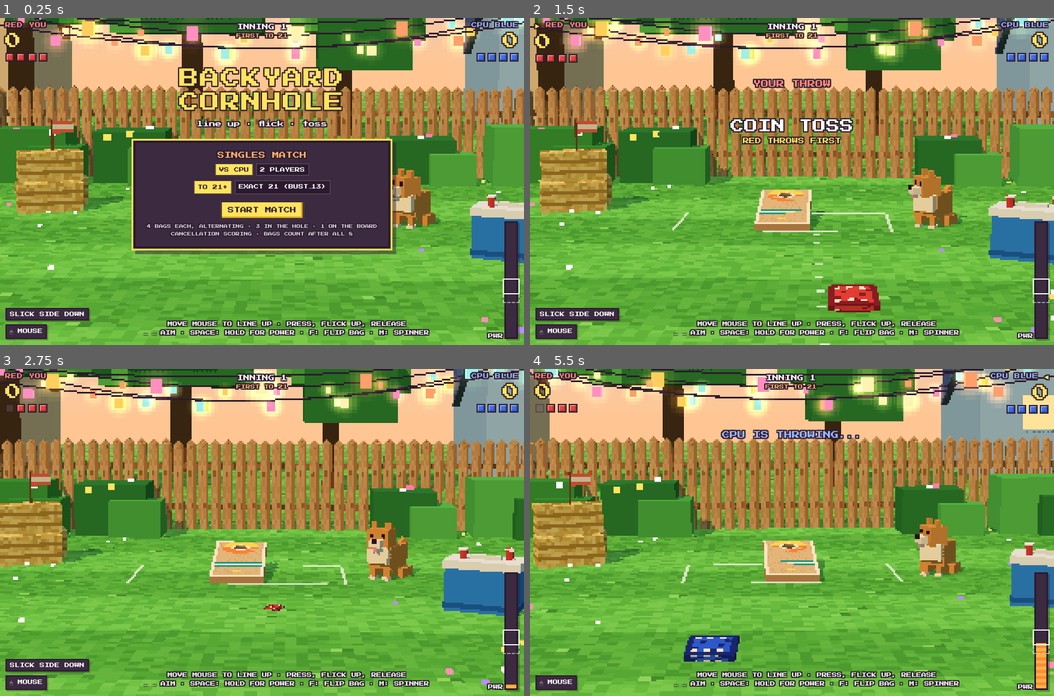
Above: before the commit, frames 1-4 (two rows, left to right).
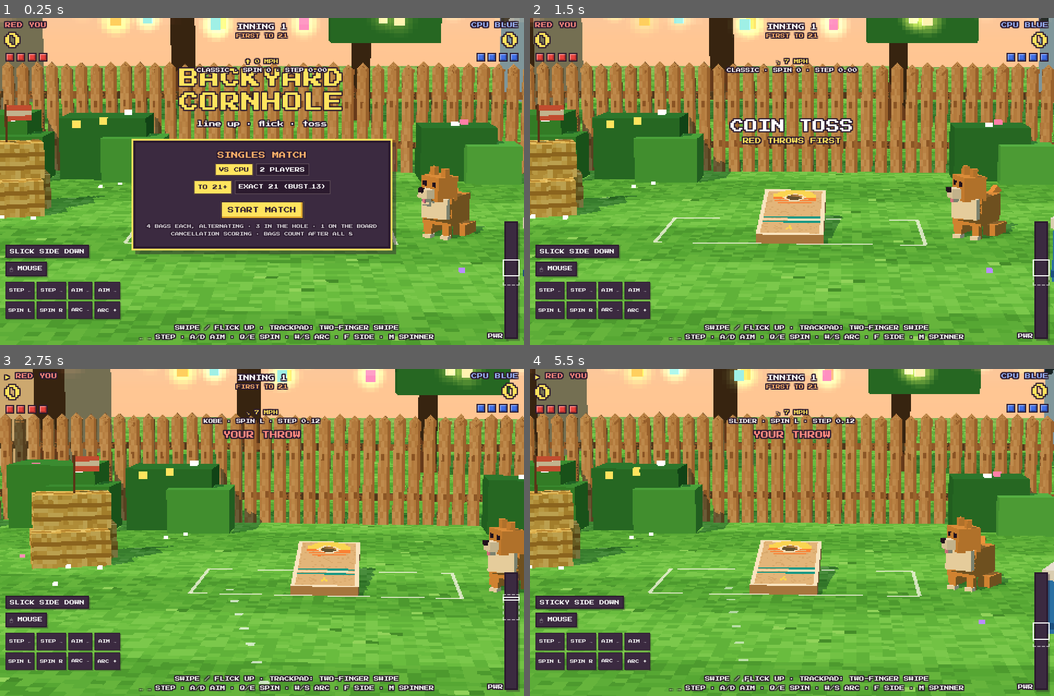
Above: after the commit, the same moments.

Repository: Ashe-Oro/backyard-games
Game: browser game, page index.html
The game is run twice, just before and just after one commit, with the same random seed, the same clock (stepped at 60 frames per second) and the same inputs.
Inputs (mouse positions are in pixels of both pictures, inside the frame that each line leads up to):
- Up to frame 1 (0.25 s): no input
- Up to frame 2 (1.5 s): click "START MATCH" (after the commit: "SPIN L") at 0.27 s; click "SLICK SIDE DOWN" (after the commit: "SPIN R") at 0.52 s; click (792, 210) at 0.77 s, where only the run after the commit has a clickable "START MATCH"; hold D from 1.03 s (still down); move the mouse to (792, 214) at 1.07 s; tap Space at 1.1 s
- Up to frame 3 (2.75 s): release D at 1.53 s; hold S 1.58-1.85 s; tap Space at 1.6, 2.1, 2.6 s; move the mouse to (157, 499) at 1.67 s; hold A 1.9-2.47 s; click (20, 660) at 2.02 s, where only the run after the commit has a clickable "SPIN L"; move the mouse to (366, 483) at 2.27 s; tap Right at 2.52 s; hold W from 2.52 s (still down)
- Up to frame 4 (5.5 s): release W at 2.82 s; move the mouse to (870, 597) at 2.87 s; hold D 2.87-3.53 s; tap Space every 0.5 s from 3.1 to 5.1 s; move the mouse to (661, 614) at 3.47 s; tap Left at 3.52 s; hold W 3.58-3.82 s; hold A 3.87-4.3 s; move the mouse to (792, 467) at 4.07 s; hold S 4.35-4.68 s; click (582, 640) at 4.52 s, where only the run after the commit has a clickable "STEP →"; tap F at 4.52 s; move the mouse to (949, 548) at 4.67 s; hold D 4.73-5.23 s; move the mouse to (634, 532) at 5.27 s; hold S from 5.28 s (still down)

The runs differ from the first frame. In frame 1, 47% of the frame differs, in the area x 0-100%, y 0-100%; in frame 2, 57%; in frame 3, 65%; in frame 4, 60%.

Commit message:
Codex batch 1: step, arc, spin, wind, gesture-only throws; rename Woody

Diff:
--- a/index.html
+++ b/index.html
@@ -79,6 +79,10 @@
 #panel .go:hover{background:#fff07f}
 #panel .note{font-size:.65em;line-height:1.8;margin-top:1em;opacity:.8}
 @media (max-width:560px){#hint .l2{display:none}#hint{padding:0 4em 0 9em}#title{top:12%}#title h1{font-size:2.4em}}
+#conditions{position:absolute;top:12%;left:0;right:0;text-align:center;font-size:.75em;line-height:1.9}#wind{color:#ffe45e}
+#touch-controls{position:absolute;bottom:8%;left:1%;display:grid;grid-template-columns:repeat(4,auto);gap:4px;pointer-events:auto}#touch-controls button{font-size:7px;min-height:32px}#hint{bottom:1%;} .btns{bottom:21%}
+@media(min-width:800px) and (pointer:fine){#touch-controls{bottom:8%;}#hint{padding:0 5em 0 20em}}
+@media(max-height:450px){#turn{top:24%}#touch-controls{bottom:9%;grid-template-columns:repeat(4,auto)}#touch-controls button{min-height:26px;padding:5px;font-size:6px}.btns{bottom:30%}#hint{font-size:6px;padding:0 25px}#hint .l2{display:none}#conditions{top:13%}#panel{top:55%;padding:.8em}#title{top:8%}#title h1{font-size:2em}}
 #err{position:absolute;inset:0;display:none;align-items:center;justify-content:center;text-align:center;padding:2em;background:#3b2a40;font-size:12px;line-height:2}
 </style>
 <script type="importmap">{"imports":{"three":"https://cdn.jsdelivr.net/npm/three@0.170.0/build/three.module.min.js"}}</script>
@@ -95,6 +99,8 @@
     <div id="turn" class="ol"></div>
     <div id="msg" class="ol"></div>
     <div id="meter"><div id="fill"></div><div id="onb"></div><div id="sweet"></div><div class="mlbl ol">PWR</div></div>
+    <div id="conditions" class="ol"><div id="wind"></div><div id="setup"></div></div>
+    <div id="touch-controls"><button class="hb" data-control="arrowleft" aria-label="STEP ←">STEP ←</button><button class="hb" data-control="arrowright" aria-label="STEP →">STEP →</button><button class="hb" data-control="a" aria-label="AIM ←">AIM ←</button><button class="hb" data-control="d" aria-label="AIM →">AIM →</button><button class="hb" data-control="q" aria-label="SPIN L">SPIN L</button><button class="hb" data-control="e" aria-label="SPIN R">SPIN R</button><button class="hb" data-control="s" aria-label="ARC −">ARC −</button><button class="hb" data-control="w" aria-label="ARC +">ARC +</button></div>
     <div id="hint" class="ol"></div>
     <div class="btns"><button class="hb" id="side" title="Which side of the bag lands down (F)">SLICK SIDE</button><button class="hb" id="mode" title="Toggle controls (M)">MOUSE</button></div>
   </div>
@@ -116,9 +122,9 @@
 const SIDES = { slick: { mu: 0.30, ms: 0.5, keep: 0.42 }, sticky: { mu: 0.62, ms: 0.85, keep: 0.30 } };
 const MU_GROUND = 1.1, BAG_E = 0.25;
 const ELEV = 35 * Math.PI / 180;
-const V_MIN = 7.15, V_MAX = 10.55;
+const V_MIN = 5.6;
 const AIM_MAX = 0.12;
-const FLICK_MIN = 0.5, FLICK_MAX = 5.5;     // screen heights / second
+const FLICK_MIN = 0.5, FLICK_MAX = 7.5;     // screen heights / second
 const REL_Y = 1.3, REL_Z = -0.45;           // feet stay behind the foul line (z = 0); the hand reaches past it on release
 const RX = [0.62, -0.62];                   // red throws from the right pitcher's box, blue from the left
 const TEAM = ['RED', 'BLUE'];
@@ -163,15 +169,15 @@
 const scene = new THREE.Scene();
 scene.fog = new THREE.Fog('#ffd3a8', 26, 75);
 const camera = new THREE.PerspectiveCamera(19, 1, 0.1, 200);
-const CAM_POS = new THREE.Vector3(0.5, 2.05, 2.45);
+const CAM_POS = new THREE.Vector3(0.5, 2.05, 1.4);
 camera.position.copy(CAM_POS); camera.lookAt(0, 0.5, -8.7);
 
 function resize() {
   const w = wrap.clientWidth, h = wrap.clientHeight;
-  const scale = Math.max(1, Math.round(Math.min(h, w * 0.85) / 240));
+  const scale = Math.max(1, Math.round(Math.min(h, w * 0.85) / 310));
   renderer.setSize(Math.ceil(w / scale), Math.ceil(h / scale), false);
   camera.aspect = w / h;
-  camera.fov = w / h < 1 ? 19 + (1 - w / h) * 30 : 19;
+  camera.fov = w / h < 1 ? 17 + (1 - w / h) * 22 : 17;
   camera.updateProjectionMatrix();
 }
 addEventListener('resize', resize); resize();
@@ -480,14 +486,20 @@
 // ---------- bag physics ----------
 // states: fly -> slide/board (on deck) | ground/grass (on lawn) | hole -> in | removed (dead bag taken away)
 function newBody(team, side = 'slick') {
-  return { team, side, state: 'fly', p: new THREE.Vector3(), v: new THREE.Vector3(), lp: new THREE.Vector3(), lv: new THREE.Vector3(), prev: new THREE.Vector3(), curl: 0, touched: false, dead: false, swish: false, offBoard: false, t: 0, restT: 0 };
-}
-function launch(b, rx, power, aim, drift) {
-  const speed = V_MIN + clamp(power, 0, 1) * (V_MAX - V_MIN);
+  return { team, side, spin: 0, tumble: 1, arc: 1, state: 'fly', p: new THREE.Vector3(), v: new THREE.Vector3(), lp: new THREE.Vector3(), lv: new THREE.Vector3(), prev: new THREE.Vector3(), curl: 0, touched: false, dead: false, swish: false, offBoard: false, t: 0, restT: 0 };
+}
+const wind = { x: 0, z: 0, mph: 0, angle: 0 };
+const arcs = [24, 35, 58], arcNames = ['SLIDER', 'CLASSIC', 'KOBE'];
+function launch(b, rx, power, aim, drift, arc = 1, spin = 0) {
+  const pwr = clamp(power, 0, 1);
+  const speed = pwr < 0.4 ? V_MIN + pwr * 6 : 8 + (pwr - 0.4) * 3.2;
+  const elev = arcs[arc] * Math.PI / 180;
+  // Normalize range across arcs; a lob spends longer in the wind.
+  const velocity = speed * Math.sqrt(Math.sin(2 * ELEV) / Math.sin(2 * elev));
   const y = baseYaw(rx) + aim + drift * 0.04;
   b.p.set(rx, REL_Y, REL_Z);
-  b.v.set(Math.sin(y) * Math.cos(ELEV) * speed, Math.sin(ELEV) * speed, -Math.cos(y) * Math.cos(ELEV) * speed);
-  b.curl = drift * 0.8; b.state = 'fly';
+  b.v.set(Math.sin(y) * Math.cos(elev) * velocity, Math.sin(elev) * velocity, -Math.cos(y) * Math.cos(elev) * velocity);
+  b.arc = arc; b.english = spin; b.spin = spin * 3; b.curl = drift * 0.12 + spin * 0.10; b.state = 'fly';
   toLocal(b.p, b.prev);
 }
 const onDeck = (b) => b.state === 'slide' || b.state === 'board';
@@ -495,7 +507,7 @@
   b.t += dt;
   const S = SIDES[b.side];
   if (b.state === 'fly') {
-    b.v.y -= G * dt; b.p.addScaledVector(b.v, dt);
+    b.v.x += (wind.x + b.curl * Math.sin(b.t * 5)) * dt; b.v.z += wind.z * dt; b.v.y -= G * dt; b.p.addScaledVector(b.v, dt);
     const lp = toLocal(b.p, b.lp);
     const inX = Math.abs(lp.x) <= W / 2, inZ = lp.z <= 0 && lp.z >= -L;
     if (inX && inZ && lp.y <= BAG_H && lp.y > -0.14 && !b.offBoard) {
@@ -503,7 +515,7 @@
         const lv = b.lv.copy(b.v).applyQuaternion(boardQi);
         b.touched = true;
         if (holeDist(lp) < HOLE_R * 0.9) { b.state = 'hole'; b.swish = true; b.hy = BAG_H; return 'hole'; }
-        lv.y = 0; lv.multiplyScalar(S.keep); lp.y = BAG_H; b.state = 'slide';
+        lv.y = 0; lv.multiplyScalar(S.keep * (b.arc === 2 ? 0.40 : b.arc === 0 ? 1.35 : 1)); lp.y = BAG_H; b.state = 'slide';
         return 'land';
       } else if (b.prev.z > 0) { b.touched = true; b.v.z = Math.abs(b.v.z) * 0.2; b.v.x *= 0.4; b.p.z = BOARD_Z + 0.03; }
       else { b.touched = true; b.v.x *= -0.3; }
@@ -515,6 +527,7 @@
     b.prev.copy(lp);
   } else if (b.state === 'slide') {
     const lp = b.lp, lv = b.lv;
+    lp.y += (BAG_H - lp.y) * Math.min(1, dt * 12);
     lv.x += (G_LOCAL.x + b.curl) * dt; lv.z += G_LOCAL.z * dt;
     const sp = Math.hypot(lv.x, lv.z), dec = S.mu * G_N * dt;
     if (sp <= dec) { lv.x = 0; lv.z = 0; } else { lv.x -= lv.x / sp * dec; lv.z -= lv.z / sp * dec; }
@@ -545,35 +558,47 @@
 // bag-to-bag contact on the deck: equal-mass discs with a soft, lossy bounce (blocks, push-ins, knock-offs)
 function collide(list) {
   for (let i = 0; i < list.length; i++) {
-    const a = list[i]; if (!onDeck(a)) continue;
+    const a = list[i];
+    if (a.state === 'fly' && !a.offBoard) {
+      toLocal(a.p, a.lp);
+      for (const b of list) if (onDeck(b) && Math.hypot(a.lp.x-b.lp.x,a.lp.z-b.lp.z) < BAG_R * 1.8 && a.lp.y < b.lp.y + BAG_H * 2 && a.lp.y > b.lp.y && a.v.y < 0) {
+        a.lv.copy(a.v).applyQuaternion(boardQi); a.lv.y = 0;
+        a.lv.multiplyScalar(a.arc === 2 ? 0.12 : 0.55); a.lp.y = BAG_H * 3;
+        a.state = 'slide'; a.touched = true; toWorld(a.lp,a.p); break;
+      }
+    }
+    if (!onDeck(a)) continue;
     for (let j = i + 1; j < list.length; j++) {
       const b = list[j]; if (!onDeck(b)) continue;
       const dx = b.lp.x - a.lp.x, dz = b.lp.z - a.lp.z, d = Math.hypot(dx, dz);
-      if (d >= 2 * BAG_R || d < 1e-6) continue;
-      const nx = dx / d, nz = dz / d, ov = 2 * BAG_R - d;
-      const am = a.state === 'slide', bm = b.state === 'slide';
-      const wa = am && !bm ? 0.8 : (!am && bm ? 0.2 : 0.5);
+      if (d >= 2 * BAG_R) continue;
+      const nx = d > 1e-6 ? dx / d : 1, nz = d > 1e-6 ? dz / d : 0, ov = 2 * BAG_R - d;
+      const am = a.state === 'slide';
+      const wa = 0.5;
       a.lp.x -= nx * ov * wa; a.lp.z -= nz * ov * wa; b.lp.x += nx * ov * (1 - wa); b.lp.z += nz * ov * (1 - wa);
       const vr = (b.lv.x - a.lv.x) * nx + (b.lv.z - a.lv.z) * nz;
       if (vr < 0) {
         const jn = -(1 + BAG_E) * vr / 2;
         a.lv.x -= jn * nx; a.lv.z -= jn * nz; b.lv.x += jn * nx; b.lv.z += jn * nz;
       }
+      // Soft fabric can ride over a blocker after a hard contact.
+      if (Math.abs(vr) > 0.8) { const rider = am ? a : b; rider.lp.y = Math.max(rider.lp.y, BAG_H * 2.8); }
+      for (const c of [a, b]) { toWorld(c.lp, c.p); }
       for (const c of [a, b]) if (c.state === 'board' && (Math.hypot(c.lv.x, c.lv.z) > 0.03 || ov > 0.004)) c.state = 'slide';
     }
   }
 }
-function simulate(rx, power, side, aim = 0, drift = 0) {
-  const b = newBody(0, side); launch(b, rx, power, aim, drift);
+function simulate(rx, power, side, aim = 0, drift = 0, arc = 1) {
+  const b = newBody(0, side); launch(b, rx, power, aim, drift, arc);
   for (let i = 0; i < 240 * 8; i++) { step(b, 1 / 240); if (['board', 'grass', 'in', 'removed'].includes(b.state)) break; }
   return b.state === 'in' ? 3 : b.state === 'board' ? 1 : 0;
 }
 // power windows for the meter / CPU, per thrower box and bag side
 const WIN = {};
-for (const t of [0, 1]) for (const side of ['slick', 'sticky']) {
+for (const t of [0, 1]) for (const side of ['slick', 'sticky']) for (const arc of [0, 1, 2]) {
   let lo = 1, hi = 0, olo = 1, ohi = 0;
-  for (let p = 0; p <= 1; p += 0.0025) { const r = simulate(RX[t], p, side); if (r === 3) { lo = Math.min(lo, p); hi = Math.max(hi, p); } if (r >= 1) { olo = Math.min(olo, p); ohi = Math.max(ohi, p); } }
-  WIN[t + side] = { lo, hi, olo, ohi, mid: hi >= lo ? (lo + hi) / 2 : (olo + ohi) / 2 };
+  for (let p = 0; p <= 1; p += 0.0025) { const r = simulate(RX[t], p, side, 0, 0, arc); if (r === 3) { lo = Math.min(lo, p); hi = Math.max(hi, p); } if (r >= 1) { olo = Math.min(olo, p); ohi = Math.max(ohi, p); } }
+  WIN[t + side + arc] = { lo, hi, olo, ohi, mid: hi >= lo ? (lo + hi) / 2 : (olo + ohi) / 2 };
 }
 
 // ---------- bag meshes ----------
@@ -626,7 +651,7 @@
 const ui = { s: [$('s0'), $('s1')], p: [$('p0'), $('p1')], t: [$('t0'), $('t1')], n: [$('n0'), $('n1')], inn: $('inn'), …(191 unchanged characters)…
 const M = {
   vs: 'cpu', exact: false, scores: [0, 0], inning: 1, first: 0, k: 0, phase: 'menu', aim: 0, ctrl: 'drag',
-  side: ['slick', 'slick'], active: null, before: null, cpu: null, history: [], winner: -1, lastPower: null,
+  position: [0, 0], spin: 0, arc: 1, side: ['slick', 'slick'], active: null, before: null, cpu: null, history: [], winner: -1, lastPower: null,
 };
 const thrower = (k = M.k) => (k % 2 === 0 ? M.first : 1 - M.first);
 const isHuman = (t) => t === 0 || M.vs === '2p';
@@ -656,16 +681,16 @@
     ui.turn.textContent = M.vs === 'cpu' ? (t === 0 ? 'YOUR THROW' : 'CPU IS THROWING...') : TEAM[t] + "'S THROW";
     ui.turn.style.opacity = 1;
   } else ui.turn.style.opacity = 0;
+  $('wind').textContent = `${['↑','↗','→','↘','↓','↙','←','↖'][Math.round(wind.angle / (Math.PI / 4)) % 8]} ${wind.mph} MPH`;
+  $('setup').textContent = `${arcNames[M.arc]} · SPIN ${M.spin < 0 ? 'L' : M.spin > 0 ? 'R' : '0'} · STEP ${M.position[t].toFixed(2)}`;
   ui.side.textContent = (M.side[t] === 'slick' ? 'SLICK' : 'STICKY') + ' SIDE DOWN';
   ui.side.style.visibility = isHuman(t) ? 'visible' : 'hidden';
-  const w = WIN[t + M.side[t]];
+  const w = WIN[t + M.side[t] + M.arc];
   ui.sweet.style.bottom = (w.lo * 100) + '%'; ui.sweet.style.height = Math.max(2, (w.hi - w.lo) * 100) + '%';
   ui.onb.style.bottom = (w.olo * 100) + '%'; ui.onb.style.height = Math.max(2, (w.ohi - w.olo) * 100) + '%';
 }
 function hint() {
-  ui.hint.innerHTML = M.ctrl === 'drag'
-    ? 'MOVE MOUSE TO LINE UP · PRESS, FLICK UP, RELEASE<span class="l2"><br>← → AIM · SPACE: HOLD FOR POWER · F: FLIP BAG · M: SPINNER</span>'
-    : 'SPINNER · ROLL SIDEWAYS TO LINE UP · FLICK UP TO TOSS<span class="l2"><br>' + (document.pointerLockElement ? 'ESC: RELEASE MOUSE' : 'CLICK: LOCK MOUSE') + ' · F: FLIP BAG · M: MOUSE</span>';
+  ui.hint.innerHTML = 'SWIPE / FLICK UP · TRACKPAD: TWO-FINGER SWIPE<span class="l2"><br>← → STEP · A/D AIM · Q/E SPIN · W/S ARC · F SIDE · M SPINNER</span>';
   ui.mode.textContent = M.ctrl === 'drag' ? '🖱 MOUSE' : '🕹 SPINNER';
   wrap.classList.toggle('spin', M.ctrl === 'spin');
 }
@@ -693,6 +718,9 @@
 }
 function startMatch(opts = {}) {
   if (opts.vs) M.vs = opts.vs; if (opts.exact != null) M.exact = opts.exact;
+  wind.angle = Math.random() * Math.PI * 2; wind.mph = 2 + Math.floor(Math.random() * 7);
+  wind.x = Math.sin(wind.angle) * wind.mph * 0.025; wind.z = -Math.cos(wind.angle) * wind.mph * 0.025;
+  M.position = [0, 0]; M.spin = 0; M.arc = 1;
   M.scores = [0, 0]; M.inning = 1; M.history = []; M.winner = -1;
   M.first = opts.first != null ? opts.first : (Math.random() < 0.5 ? 0 : 1);   // coin toss
   ui.panel.hidden = true; ui.title.classList.add('gone');
@@ -711,8 +739,9 @@
   else {
     const side = Math.random() < 0.3 ? 'sticky' : 'slick';
     M.side[1] = side;
-    const w = WIN[1 + side];
-    M.cpu = { t: 0, side, power: w.mid + gauss() * 0.055, aim: gauss() * 0.02, drift: gauss() * 0.18 };
+    M.arc = 1; M.spin = 0;
+    const w = WIN[1 + side + 1];
+    M.cpu = { t: 0, side, power: w.mid + wind.z * 0.04 + gauss() * 0.055, aim: -wind.x * 0.08 + gauss() * 0.012, drift: gauss() * 0.18 };
     M.phase = 'cpu';
   }
   renderHud();
@@ -720,9 +749,9 @@
 function throwBag(power, drift = 0, team = thrower()) {
   if (!(M.phase === 'aim' || M.phase === 'cpu')) return false;
   const side = M.side[team];
-  const b = newBody(team, side); launch(b, RX[team], power, M.aim, drift);
+  const b = newBody(team, side); launch(b, RX[team] + M.position[team], power, M.aim, drift + gauss() * 0.025, M.arc, M.spin);
   b.mesh = makeBagMesh(team, side); b.mesh.position.copy(b.p);
-  b.spin = drift * 14 + (Math.random() - 0.5) * 2; b.tumble = 0.6 + Math.random();
+  b.spin += drift * 2; b.tumble = 0.6 + Math.random();
   M.before = bags.map((o) => ({ o, s: o.state }));
   bags.push(b); M.active = b; M.phase = 'flying'; M.lastPower = power; setMeter(power);
   renderHud();
@@ -733,7 +762,7 @@
   const knockedIn = M.before.filter(({ o, s }) => s !== 'in' && o.state === 'in');
   const knockedOff = M.before.filter(({ o, s }) => s === 'board' && !onDeck(o) && o.state !== 'in');
   if (b.state === 'in') { say(b.swish ? 'SWISH!' : 'CORNHOLE!', 'IN THE HOLE · 3'); burst(HOLE_WORLD.clone().setY(HOLE_WORLD.y + 0.1)); }
-  else if (b.state === 'board') say(holeDist(b.lp) < HOLE_R + BAG_R * 0.6 ? 'HANGER!' : 'WOODY', 'ON THE BOARD · 1');
+  else if (b.state === 'board') say(holeDist(b.lp) < HOLE_R + BAG_R * 0.6 ? 'HANGER!' : 'ON THE BOARD', '1 POINT');
   else if (b.dead) say('GROUNDER', 'HIT THE GRASS FIRST · REMOVED', 1300);
   else say(b.offBoard ? 'OFF THE BOARD' : 'MISS', '0', 1100);
   if (knockedIn.length) { setTimeout(() => say('KNOCKED IN!', knockedIn.map(({ o }) => TEAM[o.team]).join(' + ') + ' BAG +3'), 900); burst(HOLE_WORLD.clone().setY(HOLE_WORLD.y + 0.1)); }
@@ -772,7 +801,7 @@
 }
 
 // ---------- input ----------
-let drag = null, keyAim = 0, spaceDown = null;
+let drag = null, keyAim = 0;
 const samples = [];
 const H = () => wrap.clientHeight || 1;
 const humanTurn = () => M.phase === 'aim' && isHuman(thrower());
@@ -792,7 +821,7 @@
 }
 wrap.addEventListener('pointerdown', (e) => {
   if (e.target.closest('button') || !ui.panel.hidden) return;
-  if (M.ctrl === 'spin') { if (!document.pointerLockElement && wrap.requestPointerLock) { try { const r = wrap.requestPointerLock(); if (r && r.catch) r.catch(() => {}); } catch (_) {} } return; }
+  if (M.ctrl === 'spin' && e.pointerType === 'mouse') { if (!document.pointerLockElement && wrap.requestPointerLock) { try { const r = wrap.requestPointerLock(); if (r && r.catch) r.catch(() => {}); } catch (_) {} } return; }
   if (!humanTurn()) return;
   if (e.pointerType !== 'mouse') M.aim = clamp((e.clientX / wrap.clientWidth - 0.5) * 2 * AIM_MAX, -AIM_MAX, AIM_MAX);
   drag = { id: e.pointerId, list: [{ t: e.timeStamp, x: e.clientX, y: e.clientY }] };
@@ -800,7 +829,7 @@
   try { wrap.setPointerCapture(e.pointerId); } catch (_) {}
 });
 wrap.addEventListener('pointermove', (e) => {
-  if (M.ctrl === 'spin') { spinMove(e); return; }
+  if (M.ctrl === 'spin' && e.pointerType === 'mouse') { spinMove(e); return; }
   if (drag && e.pointerId === drag.id) {
     const evs = e.getCoalescedEvents ? e.getCoalescedEvents() : [e];
     for (const c of (evs.length ? evs : [e])) drag.list.push({ t: c.timeStamp, x: c.clientX, y: c.clientY });
@@ -852,27 +881,49 @@
 function flipSide() { const t = thrower(); if (!humanTurn()) return; M.side[t] = M.side[t] === 'slick' ? 'sticky' : 'slick'; held.material = TEAM_MATS[t][M.side[t] === 'slick' ? 'sticky' : 'slick']; renderHud(); }
 ui.mode.addEventListener('click', (e) => { e.stopPropagation(); toggleCtrl(); });
 ui.side.addEventListener('click', (e) => { e.stopPropagation(); flipSide(); });
+function adjust(k) {
+  if (!humanTurn()) return;
+  const t = thrower();
+  if (k.startsWith('arrow')) M.position[t] = clamp(M.position[t] + (k === 'arrowleft' ? -0.12 : 0.12), t === 0 ? -0.22 : -0.55, t === 0 ? 0.55 : 0.22);
+  if (k === 'q' || k === 'e') M.spin = clamp(M.spin + (k === 'q' ? -1 : 1), -1, 1);
+  if (k === 'w' || k === 's') M.arc = clamp(M.arc + (k === 'w' ? 1 : -1), 0, 2);
+  if (k === 'a' || k === 'd') M.aim = clamp(M.aim + (k === 'a' ? -0.008 : 0.008), -AIM_MAX, AIM_MAX);
+  renderHud();
+}
+document.querySelectorAll('[data-control]').forEach(b => b.onclick = e => { e.stopPropagation(); adjust(b.dataset.control); });
+let wheelGesture = [], wheelTimer;
+wrap.addEventListener('wheel', e => {
+  e.preventDefault();
+  if (!humanTurn() || !ui.panel.hidden) return;
+  const unit = e.deltaMode === 1 ? 16 : e.deltaMode === 2 ? H() : 1;
+  wheelGesture.push({t: performance.now(), x: e.deltaX * unit, y: e.deltaY * unit});
+  clearTimeout(wheelTimer);
+  wheelTimer = setTimeout(() => {
+    const g = wheelGesture; wheelGesture = [];
+    const up = -g.reduce((n,s) => n+s.y,0) / H() / Math.max(.08,(g.at(-1).t-g[0].t)/1000);
+    release(up, g.reduce((n,s)=>n+s.x,0) / H());
+  }, 90);
+}, {passive:false});
+addEventListener('blur', () => { keyAim = 0; drag = null; });
 addEventListener('keydown', (e) => {
   if (e.repeat) return;
   const k = e.key.toLowerCase();
-  if (k === 'arrowleft' || k === 'a') keyAim = -1;
-  else if (k === 'arrowright' || k === 'd') keyAim = 1;
+  if (k === 'a') keyAim = -1;
+  else if (k === 'd') keyAim = 1;
+  else if (['arrowleft','arrowright','q','e','w','s'].includes(k)) { e.preventDefault(); adjust(k); }
   else if (k === 'm') toggleCtrl();
   else if (k === 'f') flipSide();
   else if (k === ' ' || k === 'enter') {
     e.preventDefault();
     if (M.phase === 'summary' || M.phase === 'over') advance();
     else if (M.phase === 'menu') startMatch();
-    else if (humanTurn()) spaceDown = performance.now();
   }
 });
 addEventListener('keyup', (e) => {
   const k = e.key.toLowerCase();
-  if ((k === 'arrowleft' || k === 'a') && keyAim < 0) keyAim = 0;
-  if ((k === 'arrowright' || k === 'd') && keyAim > 0) keyAim = 0;
-  if (k === ' ' && spaceDown != null) { const p = spacePower(); spaceDown = null; throwBag(p, 0); }
+  if (k === 'a' && keyAim < 0) keyAim = 0;
+  if (k === 'd' && keyAim > 0) keyAim = 0;
 });
-const spacePower = () => { const t = (performance.now() - spaceDown) / 1400; return 1 - Math.abs(1 - (t % 2)); };
 
 // ---------- loop ----------
 const clock = new THREE.Clock();
@@ -883,7 +934,6 @@
 function frame() {
   const dt = Math.min(clock.getDelta(), 0.05); time += dt;
   if (keyAim && humanTurn()) M.aim = clamp(M.aim + keyAim * dt * 0.12, -AIM_MAX, AIM_MAX);
-  if (spaceDown != null) setMeter(spacePower());
   if (flick && performance.now() - lastMoveT > 60) finishFlick();
   if (M.phase === 'cpu') {
     const c = M.cpu; c.t += dt;
@@ -908,7 +958,7 @@
     if (b.state === 'slide') b.spin *= Math.pow(0.1, dt);
   }
   // camera stands behind whoever is throwing
-  const t = thrower(), rx = RX[t];
+  const t = thrower(), rx = RX[t] + M.position[t];
   const showHeld = M.phase === 'aim' || M.phase === 'cpu';
   const yaw = baseYaw(rx) + M.aim;
   held.visible = showHeld;
@@ -920,7 +970,7 @@
     d.material.opacity = 0.35 + 0.4 * (0.5 + 0.5 * Math.sin(time * 6 - i * 0.6));
   });
   const camRx = M.phase === 'menu' ? 0.3 : rx;
-  camTmp.set(camRx * 0.85 + M.aim * 2, 2.05, 2.45);
+  camTmp.set(camRx * 0.85 + M.aim * 2, 2.05, 1.4);
   camera.position.lerp(camTmp, Math.min(1, dt * 3));
   const fb = M.active && M.active.state === 'fly' ? M.active.p : null;
   lookTmp.copy(CAM_LOOK); lookTmp.x += M.aim * 6; if (fb) lookTmp.lerp(fb, 0.1);
@@ -948,7 +998,7 @@
 requestAnimationFrame(frame);
 
 window.__game = {
-  get state() { return { phase: M.phase, vs: M.vs, exact: M.exact, inning: M.inning, scores: [...M.scores], first: M.first, k: M.k, thrower: thrower(), lastPower: M.lastPower, history: M.history.map((h) => ({ ...h })), winner: M.winner, bags: bags.map((b) => ({ team: b.team, state: b.state, dead: b.dead, side: b.side })) }; },
+  get state() { return { phase: M.phase, vs: M.vs, exact: M.exact, inning: M.inning, scores: [...M.scores], first: M.first, k: M.k, thrower: thrower(), aim: M.aim, position: [...M.position], spin: M.spin, arc: M.arc, wind: {...wind}, lastPower: M.lastPower, history: M.history.map((h) => ({ ...h })), winner: M.winner, bags: bags.map((b) => ({ team: b.team, state: b.state, dead: b.dead, side: b.side, p: b.p.toArray(), lp: b.lp.toArray(), velocity: b.lv.toArray() })) }; },
   win: WIN, flick: { min: FLICK_MIN, max: FLICK_MAX },
   startMatch, advance, lie: () => lie(),
   throwWith: (p, d = 0) => throwBag(p, d),
@@ -956,6 +1006,8 @@
   // test hooks: drop a resting bag on the deck (board-local metres, z negative toward the back), or preset the match score
   _place: (team, lx, lz) => { const b = newBody(team); b.mesh = makeBagMesh(team, 'slick'); b.lp.set(lx, BAG_H, lz); toWorld(b.lp, b.p); b.state = 'board'; b.touched = true; bags.push(b); renderHud(); },
   _setScores: (a, c) => { M.scores = [a, c]; renderHud(); },
+  _probe: (power, arc, spin) => { const b = newBody(0); launch(b,RX[0],power,0,0,arc,spin); let flight=0; for(let i=0;i<1920;i++){step(b,1/240); if(b.state==='fly') flight+=1/240; if(['board','grass','in','removed'].includes(b.state))break;} return {p:b.p.toArray(),state:b.state,flight}; },
+  _slide: (x,z,vx,vz) => { const b=newBody(0); b.mesh=makeBagMesh(0,'slick'); b.lp.set(x,BAG_H,z); b.lv.set(vx,0,vz); b.state='slide'; b.touched=true; toWorld(b.lp,b.p); bags.push(b); },
   holeLocalZ: HOLE_LOCAL.z,
 };
 </script>
Binary file added: shots/card.png
Binary file added: shots/desktop.png
Binary file added: shots/mobile.png
Not shown, changed: CODEX_TASK.md
Not shown, added: CODEX_TASK_2_CAREER.md
Not shown, added: codex-summary.md
